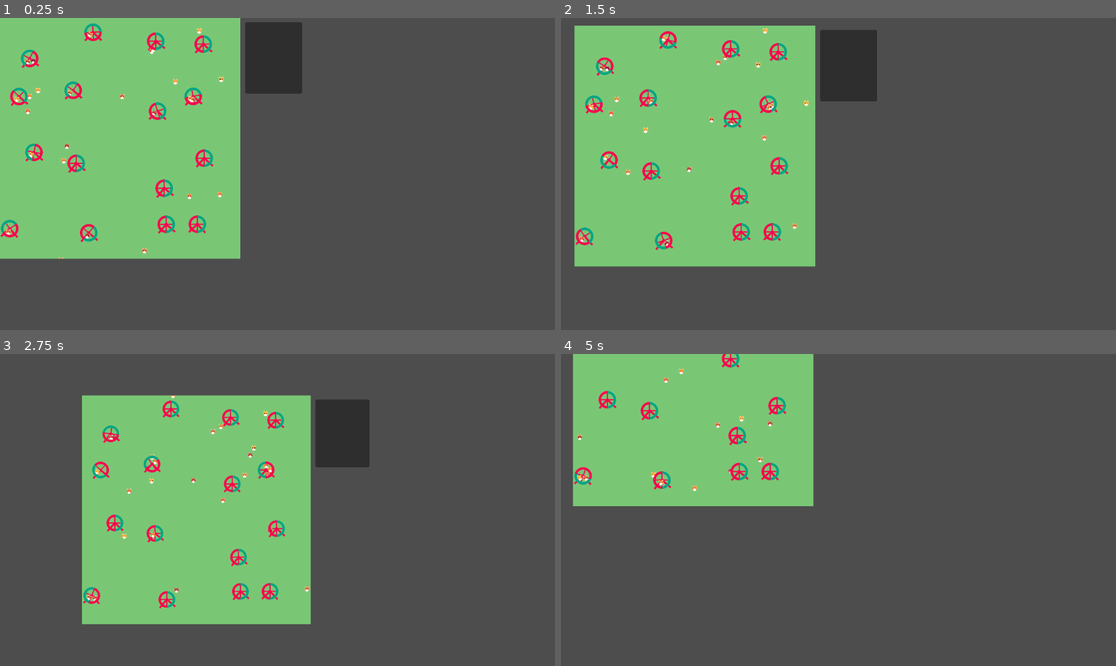
Above: before the commit, frames 1-4 (two rows, left to right).
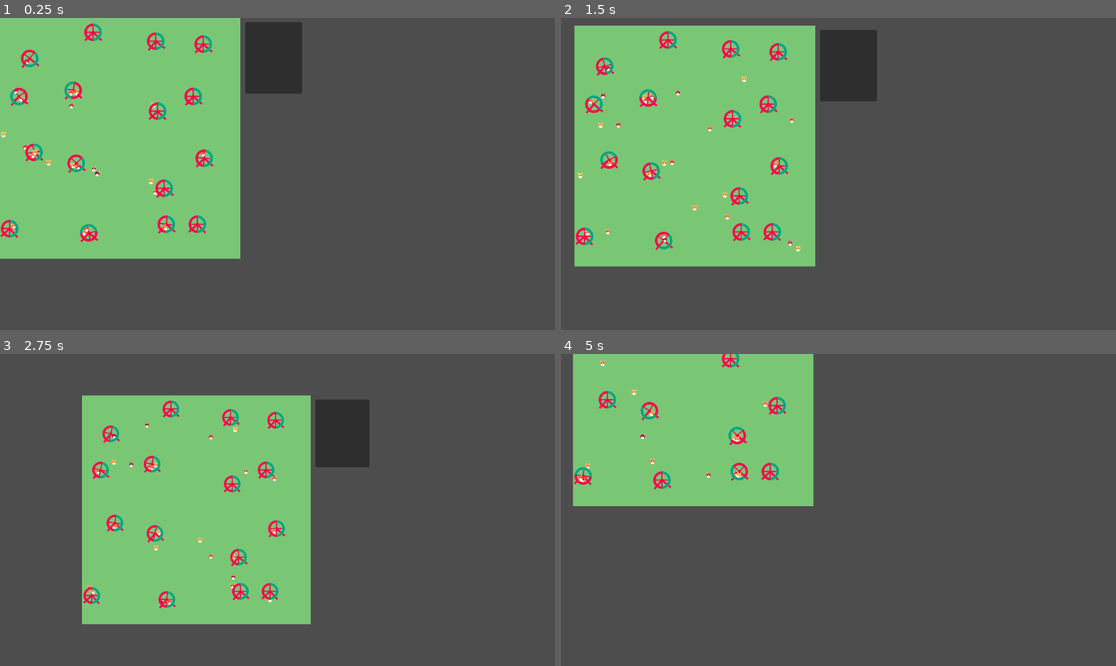
Above: after the commit, the same moments.

Repository: ErikSeewald/Pronicula
Game: Godot game, scene res://scenes/Hamsters.tscn
The game is run twice, just before and just after one commit, with the same random seed, the same clock (stepped at 60 frames per second) and the same inputs.
Inputs (mouse positions are in pixels of both pictures, inside the frame that each line leads up to):
- Up to frame 1 (0.25 s): no input
- Up to frame 2 (1.5 s): move the mouse to (960, 158) at 0.52 s; hold Middle mouse button (move_around) 0.53-1.25 s; click (960, 158) at 0.67 s; drag from (727, 189) to (810, 236) at 1.27 s
- Up to frame 3 (2.75 s): move the mouse to (333, 441) at 2.02 s; tap Mouse wheel down (zoom_out) at 2.1 s; click (333, 441) at 2.17 s
- Up to frame 4 (5 s): drag from (810, 572) to (672, 463) at 2.77 s; move the mouse to (1005, 556) at 3.52 s; tap Mouse wheel up (zoom_in) at 3.6 s; click (1005, 556) at 3.67 s; drag from (672, 463) to (755, 432) at 4.27 s

The runs differ from the first frame. In frame 1, 1.3% of the frame differs, in the area x 0-41%, y 1-78%; in frame 2, 1.2%; in frame 3, 0.9%; in frame 4, 0.7%.

Commit message:
more hamster refactoring

Diff:
--- a/scenes/Hamsters.tscn
+++ b/scenes/Hamsters.tscn
@@ -6,7 +6,7 @@
 
 [sub_resource type="ShaderMaterial" id="ShaderMaterial_58ydm"]
 shader = ExtResource("2_dters")
-shader_parameter/time = 210.85
+shader_parameter/time = 866.39
 shader_parameter/size = 12.0
 shader_parameter/seed = 1
 shader_parameter/jitter_intensity = 2.0
--- a/shaders/demos/hamsters/hamsters.gdshader
+++ b/shaders/demos/hamsters/hamsters.gdshader
@@ -28,7 +28,11 @@
 const vec2 wheel_center_to_bottom = vec2(0.5, 0.5 + WHEEL_INNER_RADIUS);
 
 group_uniforms hamsters;
+const float HAMSTER_LEAVES_WHEEL_T = 0.5; // What fraction of their walk interval do hamsters spend on the wheel
 const float HAMSTER_SIZE = 0.13;
+const int HAMSTER_CYCLES_COUNT = 7; // Number of possible cycle lengths for a hamster (walk from one goal to the next)
+const float MAX_HAMSTER_CYCLE = 60.0; // The other cycles are divisors => Know time when all hamsters are starting new cycle
+const float HAMSTER_CYCLE_LENGTHS[HAMSTER_CYCLES_COUNT] = {6.0, 10.0, 12.0, 15.0, 20.0, 30.0, 60.0};
 uniform uint hamster_count = 30;
 uniform float bobbing_speed = 50.0;
 uniform float wheel_desire: hint_range(0.0, 1.0) = 0.75; // Chance to choose a wheel as the next goal
@@ -78,7 +82,7 @@
 
 	// Hamster in front of legs, axle, bars but behind main wheel
 	float hamster_mask = mask_aa(length(BACKGROUND_COL - cur_col), 0.0, is_main_wheel);
-	alpha = mask_aa(alpha, 0.0, hamster_mask);
+	alpha = mask_aa(alpha, 0.0, round(hamster_mask));
 
 	vec3 color = mask_aa(WHEEL_COL_A, WHEEL_COL_B, max(rotated_uv.x, 0.0) * is_main_wheel);
 	return vec4(color, alpha); // mask_aa is applied later
@@ -195,103 +199,110 @@
 	return vec3(hash, 0.0);
 }
 
-float walkNoise(float t)
-{
+// Returns a noise offset for the hamster's walk.
+// X and Y coordinate should use different noise seeds for more organic noise.
+float walk_noise(float noise_seed)
+{
+	float t = time * hash(noise_seed, seed);
 	float t_int = floor(t);
 	float t_fract = fract(t);
-	float a = hash_seedless(t_int);
-	float b = hash_seedless(t_int+1.0);
+	float a = hash(t_int, seed);
+	float b = hash(t_int+1.0, seed);
 	return mix(a, b, smoothstep(0.0, 1.0, t_fract));
 }
 
-// Speeds up until 0.25 then slows down again
-float get_wheel_rotation(float t, vec2 idx)
-{
-	float individualizer = floor((hash_vec2_float(idx, seed) + 0.1) * 10.0); // Whole number to ensure multiple of 2PI
-	return 1.0 / (1.0 + exp(-(t*20.0 - 5.0))) * individualizer * 6.325; // 6.325to ensure integral from 0.0 to 0.5 is 2PI
+// Returns how far the wheel of the given idx is rotated by a single hamster for a time t.
+// Uses a function that speeds up from 0.0 and slows down until HAMSTER_LEAVES_WHEEL_T in a way that ensures
+// t=HAMSTER_LEAVES_WHEEL_T returns a multiple of 2PI so that the wheel is back in its default position when the hamster
+// leaves it.
+float get_wheel_rotation(float t, vec2 wheel_idx)
+{
+	float f = 1.0 / (1.0 + exp(-(t*30.0 - 7.5))) * 6.29; // 6.29 to ensure HAMSTER_LEAVES_WHEEL_T returns 2PI
+	float individualizer = floor((hash_vec2_float(wheel_idx, seed) + 0.1) * 10.0); // Whole number to ensure multiple of 2PI
+	return f * individualizer; // This is why 0.1 is always added to the individualizer hash. Do not want wheels to get stuck.
+}
+
+// Returns the current cycle length of the hamster defined by the given idx.
+// The point of having different cycle lengths is so that it does not look like all
+// hamsters are starting to run or getting off their wheels at the same time.
+float get_cycle_length(float hamster_idx)
+{
+	// Hamsters keep their cycle lengths for one MAX_HAMSTER_CYCLE. This is because,
+	// to generate a consistent hash that indexes into the cycle lengths array, a specific interval would need
+	// to be chosen. By the end of this interval, all hamsters would need to have completed their current cycle
+	// to avoid snapping to new positions. Since all cycle lengths divide MAX_HAMSTER_CYCLE, it fits that role.
+	float last_switch = floor(time / MAX_HAMSTER_CYCLE);
+	return HAMSTER_CYCLE_LENGTHS[int(hash(hamster_idx + last_switch, seed) * float(HAMSTER_CYCLES_COUNT))];
 }
 
 // Draws hamsters onto the current color at the given grid coordinates.
 vec3 draw_hamsters(vec2 coords, vec3 cur_col, inout float wheel_rotation)
 {
-	const int cycles = 7;
-	const float full_cycle = 60.0;
-	const float cycle_lengths[cycles] = {/*1.0, 2.0, 3.0, 4.0, 5.0,*/ 6.0, 10.0, 12.0, 15.0, 20.0, 30.0, 60.0};
-
 	for (uint i = 0u; i < hamster_count; i++)
 	{
 		float idx = float(i);
-
-		// Every 60 t, the cycle lengths of all of them change
-		// This is because 60 has 12 divisors, allowing for these cycle lengths
-		float last_switch = floor(time / full_cycle);
-		float tt = cycle_lengths[int(hash_vec2_float(vec2(idx + last_switch), seed) * 100.0) % cycles];
-		float phase = fract(time / tt);
-		float t0 = floor(time / tt) * tt;
-		float t1 = t0 + tt;
-
-		float st = time + 10.0 * hash_seedless(idx);
-		vec2 shift = vec2(walkNoise(st), walkNoise(st+17.0)) * (1.0 - abs(0.5 - phase) * 2.0) * 10.0; // Scale intensity so that at beginning and end it is at goal pos
+		float cycle_length = get_cycle_length(idx);
+		float phase = fract(time / cycle_length);
+		float t0 = floor(time / cycle_length) * cycle_length;
+		float t1 = t0 + cycle_length;
+
+		vec2 shift = vec2(walk_noise(idx), walk_noise(idx+17.0)) * (1.0 - abs(0.5 - phase) * 2.0) * 10.0; // Scale intensity so that at beginning and end it is at goal pos
 		vec2 cur_hamster = hash_vec2_vec2(vec2(idx), seed);
 		vec3 last_goal = get_goal(cur_hamster, t0);
 		vec3 cur_goal = get_goal(cur_hamster, t1);
 		cur_hamster = last_goal.xy - (last_goal.xy - cur_goal.xy) * phase + shift;
 
-		bool b = false;
-
-		vec2 jit = jitter_grouped(last_goal.xy);
-		ivec2 wheel_idx = ivec2(jit);
-
-		float cur_wheel_rotation;
-
-		vec2 bobbing_offset = vec2(0.0, sin(time * bobbing_speed * 20.0/tt + 1.0/(idx+1.0)) * HAMSTER_SIZE * 0.1);
-				// Only goals that were explicitly forced to be the wheel should be counted, otherwise position assumptions may be off
+		bool on_wheel = false;
+		float cur_wheel_rotation = 0.0;
+
+		vec2 bobbing_offset = vec2(0.0, sin(time * bobbing_speed * 20.0/cycle_length + 1.0/(idx+1.0)) * HAMSTER_SIZE * 0.1);
+
+		// Only goals that were explicitly forced to be the wheel should be counted, otherwise position assumptions may be off
 		if (last_goal.z == 1.0)
 		{
 			vec2 floor_offset = -vec2(0.0, 0.7) * HAMSTER_SIZE;
 			vec2 center = last_goal.xy - wheel_center_to_bottom;
 			if (phase < 0.5)
 			{
-				cur_hamster = last_goal.xy; b = true;
-
-
-				float t = (time - t0) / tt; // Start rotation at bottom of the wheel
+				on_wheel = true;
+				cur_hamster = last_goal.xy;
+				float t = (time - t0) / cycle_length; // Start rotation at bottom of the wheel
+				vec2 jit = jitter_grouped(last_goal.xy);
+				ivec2 wheel_idx = ivec2(jit);
 				cur_wheel_rotation = get_wheel_rotation(t, vec2(wheel_idx));
 
-				bobbing_offset = vec2(0.0, sin(time * cur_wheel_rotation * bobbing_speed * 0.005) * HAMSTER_SIZE * 0.2);
-
+				bobbing_offset = vec2(0.0, sin(time * cur_wheel_rotation * bobbing_speed * 0.001) * HAMSTER_SIZE * 0.2);
 
 				if (ivec2(coords/float(jitter_bounds)) == ivec2(last_goal.xy / float(jitter_bounds)))
 				{
 					wheel_rotation += cur_wheel_rotation;
 				}
 
-				if (round(hash_seedless(idx)) * phase > 0.25)
+				if (round(hash(idx, seed)) * phase > 0.25)
 				{
 					// These ones tumble around instead
-					cur_hamster = rotate_around_center(cur_hamster - center + floor_offset, - max(wheel_rotation, cur_wheel_rotation)) + center;
+					cur_hamster = rotate_around_center(cur_hamster - center + floor_offset, - max(wheel_rotation, cur_wheel_rotation) * phase) + center;
 				}
 				else
 				{
-					cur_hamster = rotate_around_center(cur_hamster - center + floor_offset + bobbing_offset, sin(time * cur_wheel_rotation * 0.001 + 5.0/(idx+1.0))) + center;
+					cur_hamster = rotate_around_center(cur_hamster - center + floor_offset + bobbing_offset, sin(time * cur_wheel_rotation * 0.001 * 5.0/(idx+1.0))) + center;
 				}
 			}
 			else
 			{
-
 				cur_hamster = last_goal.xy - ((last_goal.xy - cur_goal.xy) + shift) * (phase-0.5)*2.0 ;
 			}
 		}
 
-		if (!b) { cur_hamster += bobbing_offset; }
+		if (!on_wheel) { cur_hamster += bobbing_offset; }
 		vec2 dif = coords - cur_hamster;
 		float d = length(dif);
 		if (d < HAMSTER_SIZE * 1.5)
 		{
-			vec3 hamster_col_offset = vec3(0.7, 0.7, 0.0) * (hash_seedless(idx) - 0.5);
+			vec3 hamster_col_offset = vec3(0.7, 0.7, 0.0) * (hash(idx, seed) - 0.5);
 
 			vec2 hamster_centered = coords - cur_hamster;
-			if (b) { hamster_centered = rotate_around_origin(hamster_centered, -sin(time * cur_wheel_rotation * 0.001) * 0.5); }
+			if (on_wheel) { hamster_centered = rotate_around_origin(hamster_centered, -sin(time * cur_wheel_rotation * 0.001) * 0.5); }
 			vec4 hamster = sample_hamster(hamster_centered, hamster_col_offset);
 			cur_col = mix(cur_col, hamster.rgb, hamster.a);
 			// Do not return early, overlap is possible
Not shown, changed: shaders/util/random.gdshaderinc
